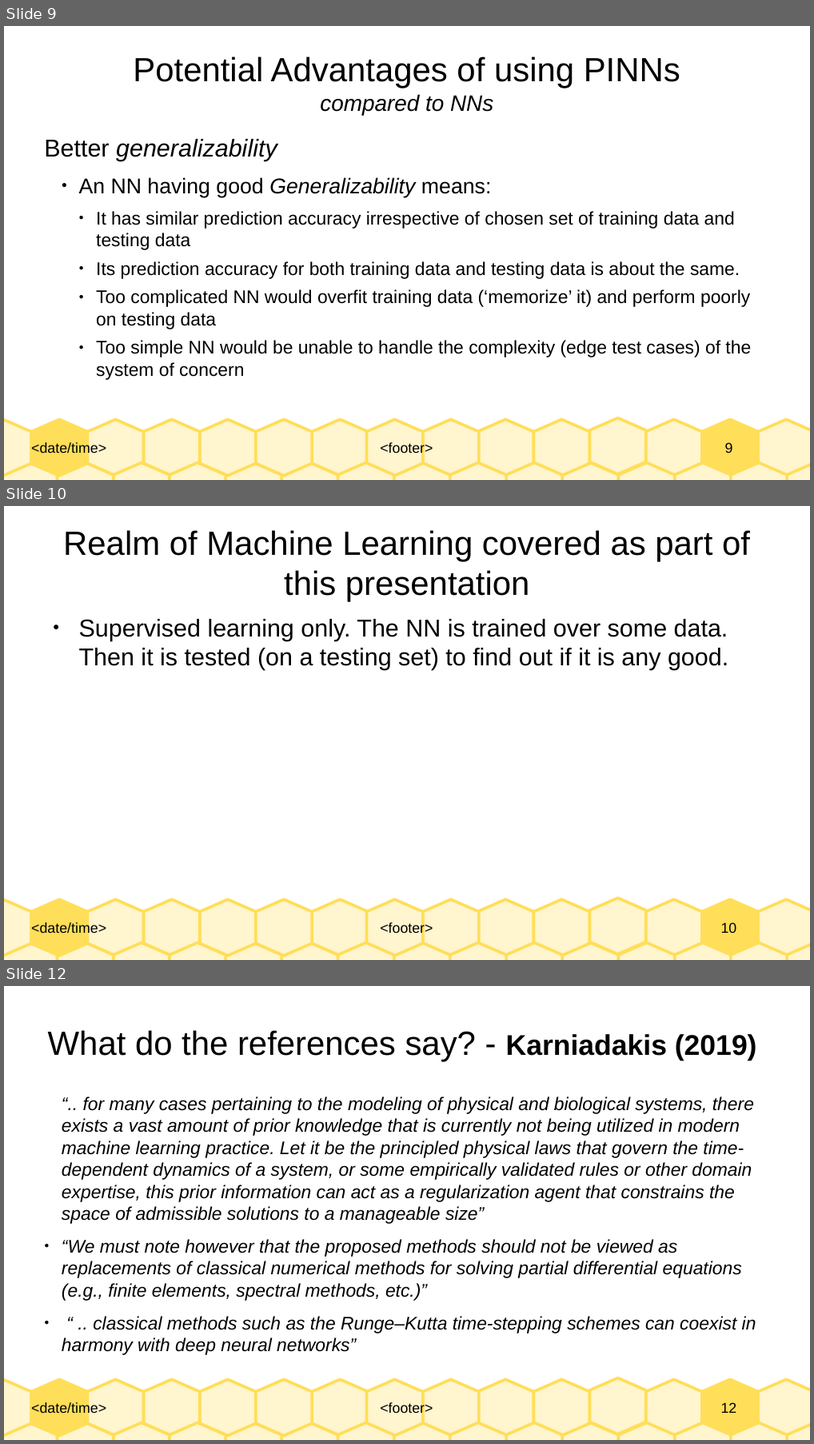
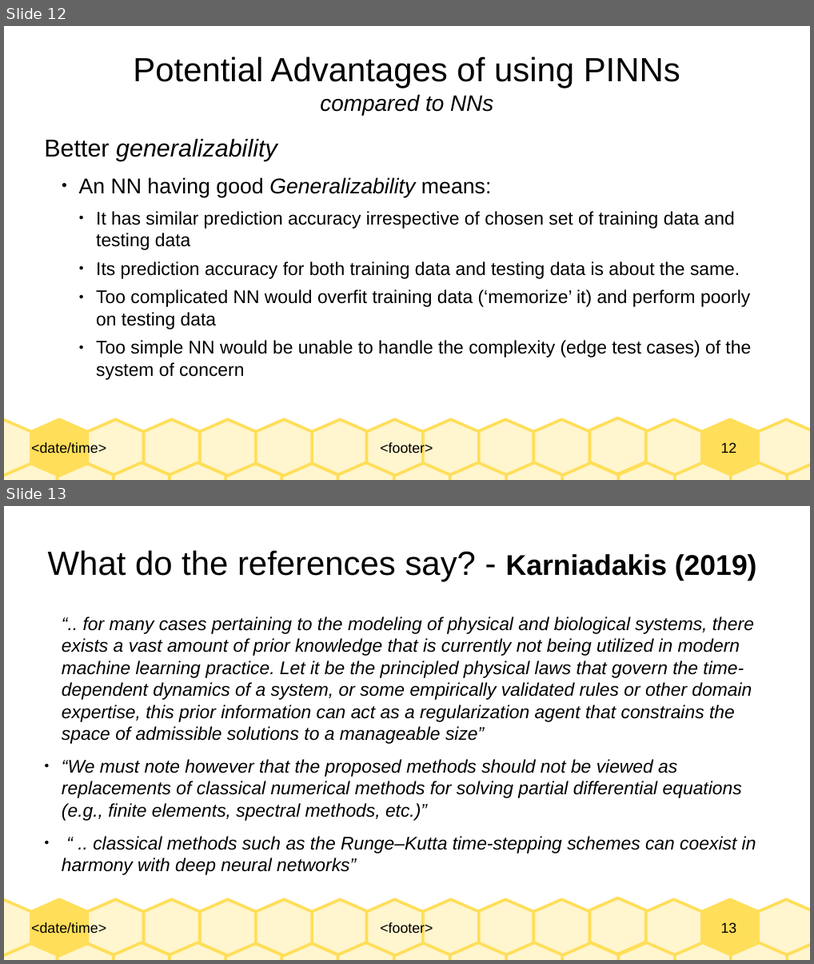
Before and after one commit to Realife-Brahmin/OriginalDocsHub, a slide deck: research_showcase/physicsInformedNeuralNetworks_aryan_ritwajeet_jha.odp. Shown one above the other, each under a label of ours: slides 9, 10 and 12 before the commit, slides 12 and 13 after it; the slides between them are not shown. The pictures are 814x1444 and 814x964 pixels, drawn with LibreOffice and Linux fonts; fonts in the diff are those of the drawing. Boxes give left, top, right and bottom in pixels: in the first picture for what was removed or moved away, otherwise in the second. Text is boxed around its words. In the diff, an @@ line names an element or a change of style, - is before the commit and + after.

```diff
--- a/research_showcase/physicsInformedNeuralNetworks_aryan_ritwajeet_jha.odp
+++ b/research_showcase/physicsInformedNeuralNetworks_aryan_ritwajeet_jha.odp
@@ slide 10 removed at (x1=4, y1=506, x2=810, y2=960), background #FFFFFF; not listed: 33 template elements that a slide beside it also shows @@
@@ title removed at (x1=63, y1=530, x2=750, y2=602) @@
-Realm of Machine Learning covered as part of this presentation
@@ text removed at (x1=79, y1=619, x2=729, y2=670) @@
-● Supervised learning only. The NN is trained over some data. Then it is tested (on a testing set) to find out if it is any good.
@@ what was slide 9 is now slide 12 @@
@@ page number at (x1=722, y1=442, x2=738, y2=452): text changed @@
-9
+12
@@ what was slide 12 is now slide 13 @@
@@ page number at (x1=722, y1=922, x2=738, y2=932): text changed @@
-12
+13
```
Also in this commit, not shown: 4 slides changed, 2 slides added, 1 other file.
